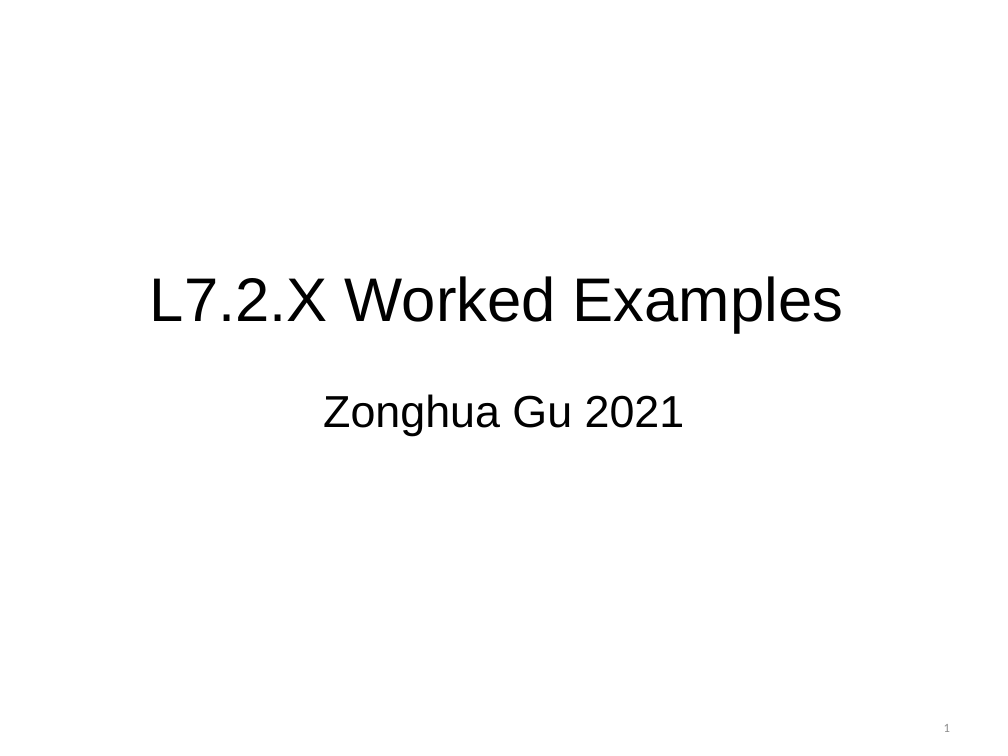
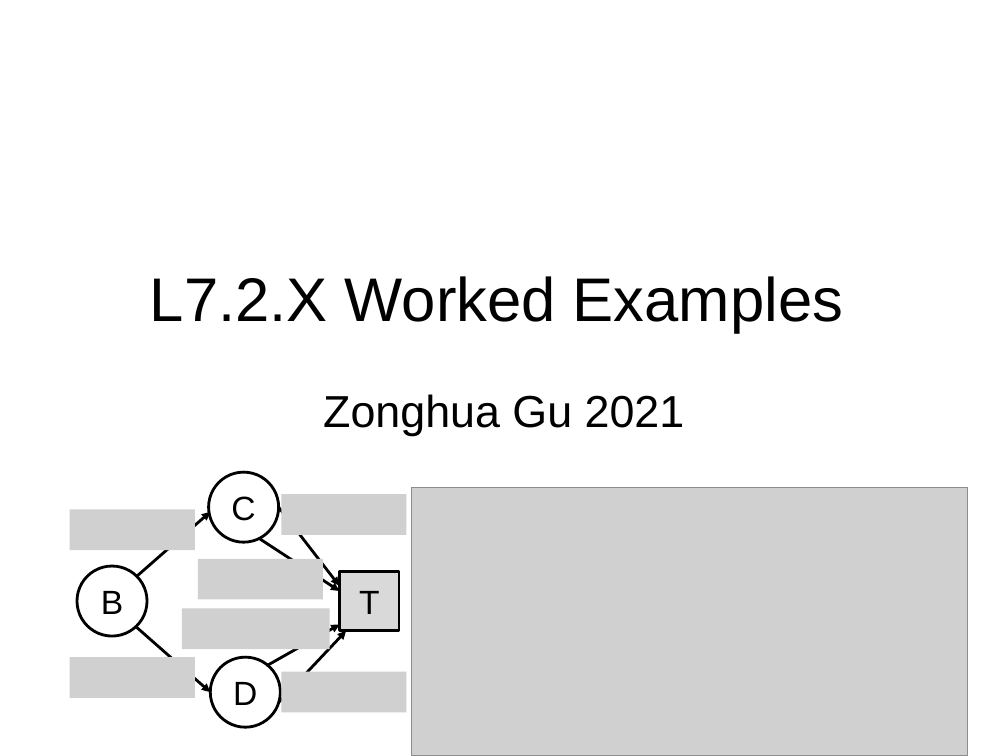
Before and after one commit to guzonghua/saav, a slide deck: slide 1 of PPTs/L7.2.X Worked Examples.pptx. Drawn at 1008x756 pixels with LibreOffice and Linux fonts; fonts in the diff are those of the drawing; grey boxes stand for pictures. Boxes give left, top, right and bottom in pixels: in the first picture for what was removed or moved away, otherwise in the second. Text is boxed around its words. In the diff, an @@ line names an element or a change of style, - is before the commit and + after.

```diff
--- a/PPTs/L7.2.X Worked Examples.pptx
+++ b/PPTs/L7.2.X Worked Examples.pptx
@@ picture added at <box>411,487,967,756</box> @@
@@ group added at <box>70,472,406,727</box>: 6 arrows, 6 pictures, 3 ellipses, 1 rectangle @@
+B
+D
+C
+T
@@ page number removed at <box>944,724,950,732</box> @@
-1
```
Also in this commit, not shown: 5 other slides changed, 3 other files.
